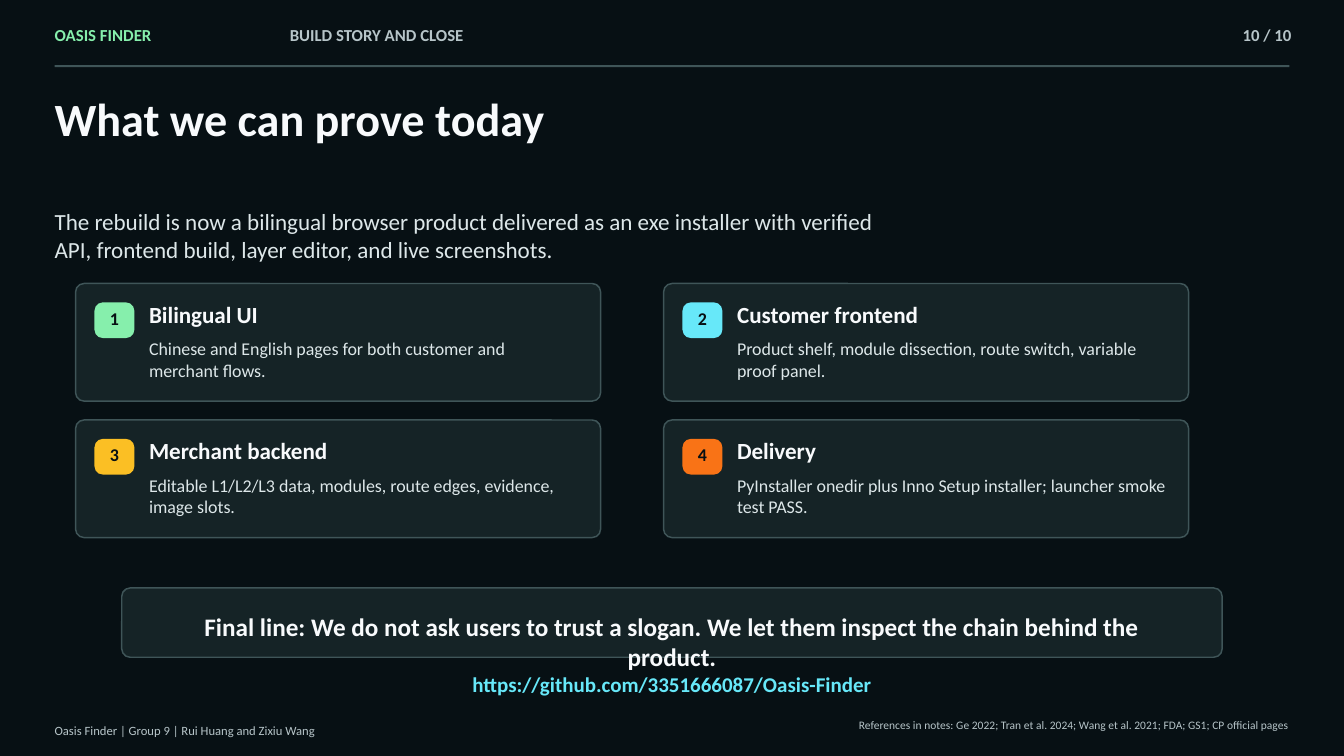
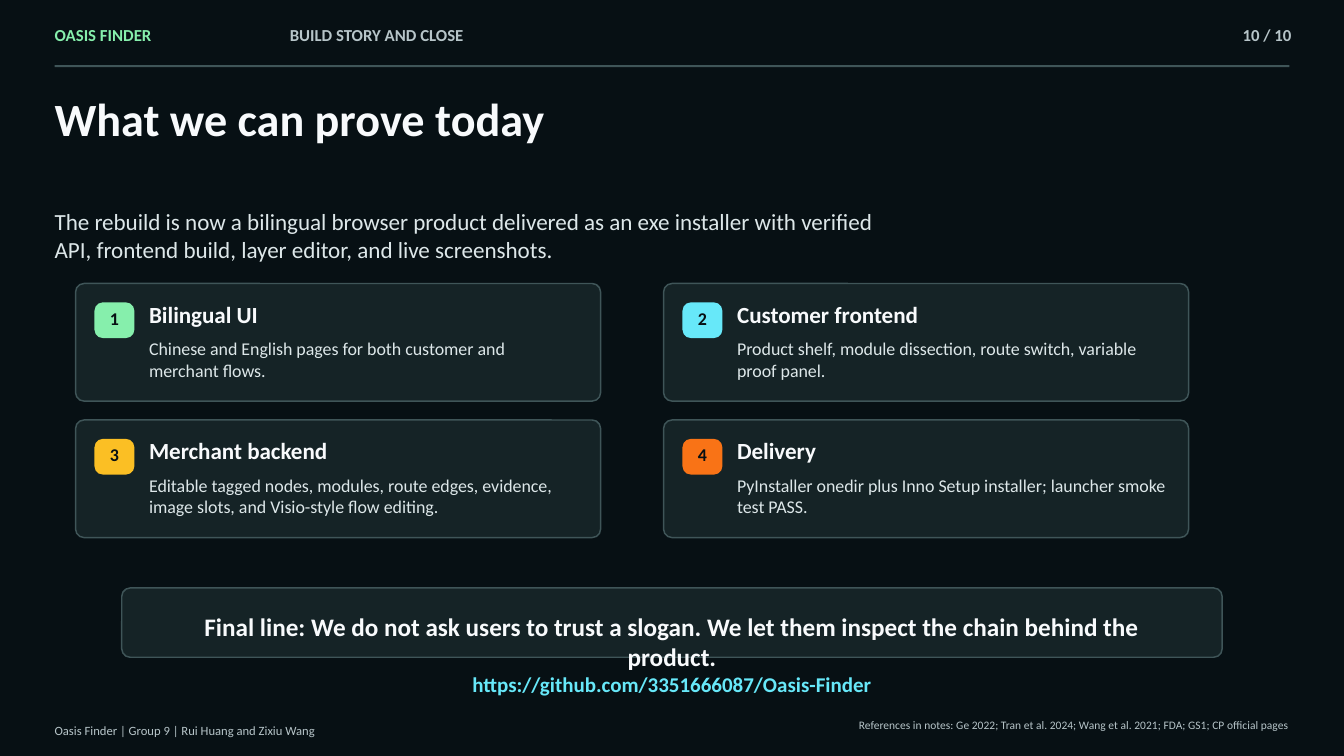
Before and after one commit to 3351666087/Oasis-Finder, a slide deck: slide 10 of outputs/oasis-finder-group9-ent105tc-bilingual-v4/output.pptx. Drawn at 1344x756 pixels with LibreOffice and Linux fonts; fonts in the diff are those of the drawing. Boxes give left, top, right and bottom in pixels: in the first picture for what was removed or moved away, otherwise in the second. Text is boxed around its words. In the diff, an @@ line names an element or a change of style, - is before the commit and + after.

Commit message:
Update flow editor presentation and packaging

```diff
--- a/outputs/oasis-finder-group9-ent105tc-bilingual-v4/output.pptx
+++ b/outputs/oasis-finder-group9-ent105tc-bilingual-v4/output.pptx
@@ text at [149,479,551,516]: text changed @@
-Editable L1/L2/L3 data, modules, route edges, evidence, image slots.
+Editable tagged nodes, modules, route edges, evidence, image slots, and Visio-style flow editing.
```
Also in this commit, not shown: 3 other slides changed, 1 slide added, 1 slide removed, 7 other files.
